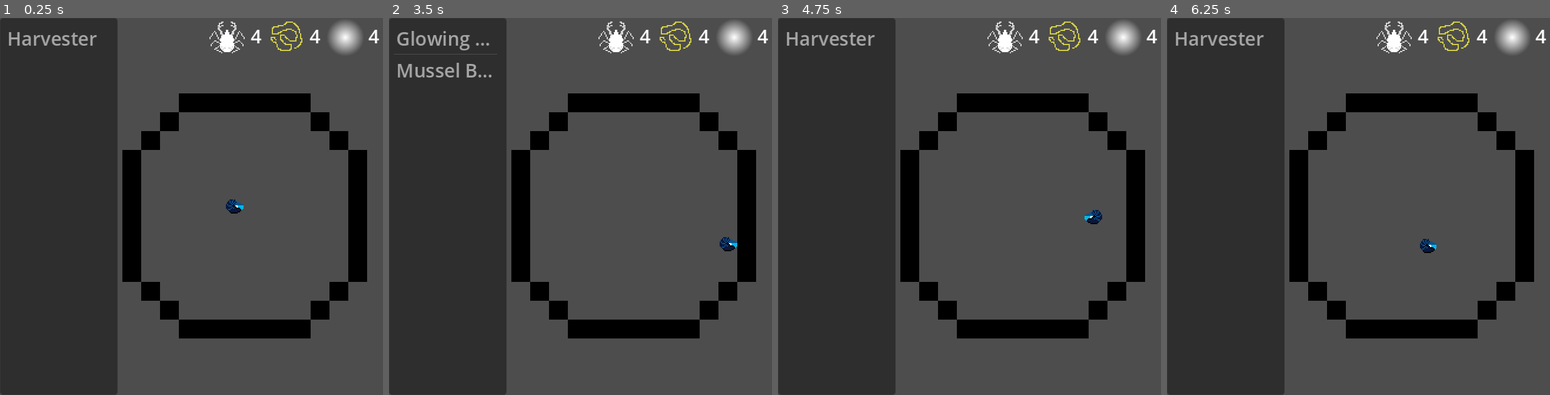
Above: before the commit, frames 1-4 (left to right).
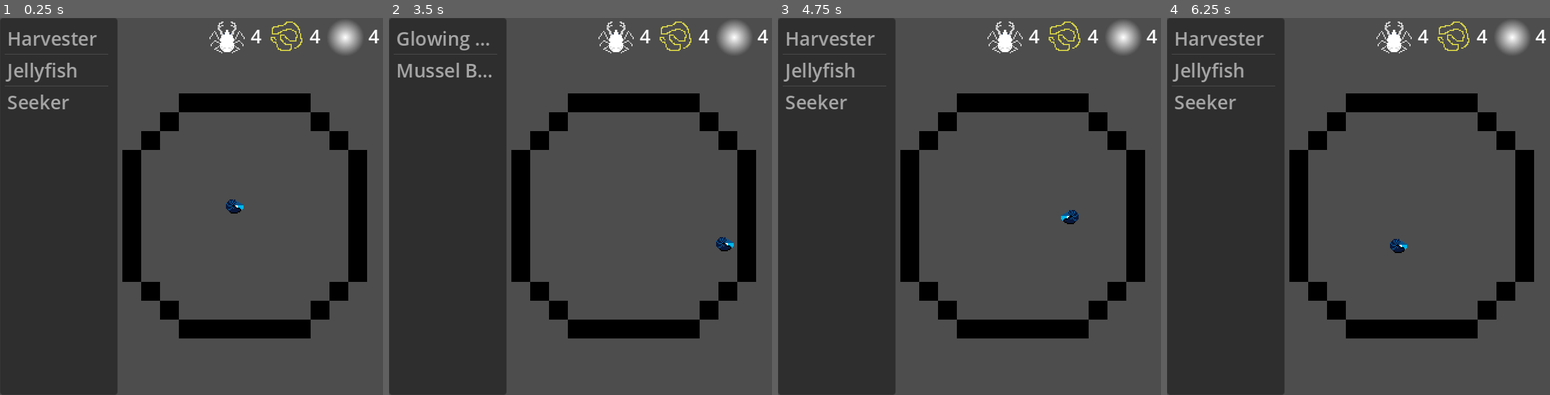
Above: after the commit, the same moments.

Repository: the-alex-g/LD54
Game: Godot game, scene res://world/world.tscn
The game is run twice, just before and just after one commit, with the same random seed, the same clock (stepped at 60 frames per second) and the same inputs.
Inputs:
- Up to frame 1 (0.25 s): no input
- Up to frame 2 (3.5 s): tap Enter at 0.5 s; hold D (right) 0.53-1.28 s; tap Space (attack) every 0.75 s from 0.6 to 2.85 s; hold S (down) 1.28-2.03 s; hold D (right) 2.03-2.78 s; hold W (up) from 2.78 s (still down)
- Up to frame 3 (4.75 s): release W (up) at 3.53 s; hold A (left) from 3.53 s (still down); tap Space (attack) at 3.6, 4.35 s
- Up to frame 4 (6.25 s): release A (left) at 5.03 s; hold S (down) 5.03-5.78 s; tap Space (attack) at 5.1, 5.85 s; hold D (right) from 5.78 s (still down)

The runs differ from the first frame. In frame 1, 0.7% of the frame differs, in the area x 1-29%, y 9-25%; in frame 2, 0.1%; in frame 3, 0.9%, in the area x 1-85%, y 9-55%; in frame 4, 0.9%.

Commit message:
Add jellyfish, seekers, and seeker spawns

Diff:
--- a/project/constructions/construction.gd
+++ b/project/constructions/construction.gd
@@ -4,8 +4,6 @@
 signal died
 
 enum {ANCHOR_TOP, ANCHOR_BOTTOM, ANCHOR_LEFT, ANCHOR_RIGHT, ANCHOR_SIDE, ANCHOR_ALL, ANCHOR_NONE}
-
-@export var health := 10
 
 var anchor : int
 
@@ -22,12 +20,6 @@
 				rotation = -TAU / 4
 
 
-func damage(amount:int)->void:
-	health -= amount
-	if health <= 0:
-		_die()
-
-
-func _die()->void:
+func kill()->void:
 	died.emit()
 	queue_free()
--- /dev/null
+++ b/project/constructions/jellyfish.gd
@@ -0,0 +1,30 @@
+class_name Jellyfish
+extends Construction
+
+var _top_limit : Vector2
+var _bottom_limit : Vector2
+var _y_direction : int = sign(randf() - 0.5)
+
+
+func _ready()->void:
+	var intersection := get_world_2d().direct_space_state.intersect_ray(PhysicsRayQueryParameters2D.create(global_position, global_position + Vector2.UP * 400, 2))
+	_bottom_limit = Vector2(intersection.position.x, intersection.position.y + 8)
+	intersection = get_world_2d().direct_space_state.intersect_ray(PhysicsRayQueryParameters2D.create(global_position, global_position + Vector2.DOWN * 400, 2))
+	_bottom_limit = Vector2(intersection.position.x, intersection.position.y - 8)
+
+
+func _process(delta:float)->void:
+	if _y_direction < 0:
+		global_position = lerp(global_position, _top_limit, 0.5 * delta)
+	else:
+		global_position = lerp(global_position, _bottom_limit, 0.5 * delta)
+
+	if global_position.distance_squared_to(_top_limit) < 5.0 or global_position.distance_squared_to(_bottom_limit) < 5.0:
+		_y_direction *= -1
+
+
+func _on_area_2d_area_entered(area:Area2D)->void:
+	if area is Enemy:
+		area.kill()
+		if randi() % 2 == 0:
+			kill()
--- /dev/null
+++ b/project/constructions/jellyfish.tscn
@@ -0,0 +1,15 @@
+[gd_scene load_steps=3 format=3 uid="uid://c71ejr38c84hw"]
+
+[ext_resource type="Script" path="res://constructions/jellyfish.gd" id="1_2p78t"]
+
+[sub_resource type="CircleShape2D" id="CircleShape2D_edofl"]
+
+[node name="Jellyfish" type="Node2D"]
+script = ExtResource("1_2p78t")
+
+[node name="Area2D" type="Area2D" parent="."]
+
+[node name="CollisionShape2D" type="CollisionShape2D" parent="Area2D"]
+shape = SubResource("CircleShape2D_edofl")
+
+[connection signal="area_entered" from="Area2D" to="." method="_on_area_2d_area_entered"]
--- /dev/null
+++ b/project/constructions/seeker.gd
@@ -0,0 +1,31 @@
+class_name Seeker
+extends Construction
+
+var target : Enemy
+var potential_targets : Array[Enemy] = []
+
+
+func _process(delta:float)->void:
+	if is_instance_valid(target):
+		if global_position.distance_squared_to(target.global_position) > 5.0:
+			global_position = lerp(global_position, target.global_position, 0.9 * delta)
+	else:
+		_find_new_target()
+
+
+func _find_new_target()->void:
+	_clean_potential_targets()
+	if potential_targets.size() > 0:
+		target = potential_targets.pick_random()
+
+
+func _clean_potential_targets()->void:
+	for t in potential_targets:
+		if not is_instance_valid(t):
+			potential_targets.erase(t)
+
+
+func _on_area_2d_area_entered(area:Area2D)->void:
+	if area is Enemy:
+		area.kill()
+		kill()
--- /dev/null
+++ b/project/constructions/seeker.tscn
@@ -0,0 +1,15 @@
+[gd_scene load_steps=3 format=3 uid="uid://ccpsy25pmskwu"]
+
+[ext_resource type="Script" path="res://constructions/seeker.gd" id="1_o1vsv"]
+
+[sub_resource type="CircleShape2D" id="CircleShape2D_cqiu5"]
+
+[node name="Seeker" type="Node2D"]
+script = ExtResource("1_o1vsv")
+
+[node name="Area2D" type="Area2D" parent="."]
+
+[node name="CollisionShape2D" type="CollisionShape2D" parent="Area2D"]
+shape = SubResource("CircleShape2D_cqiu5")
+
+[connection signal="area_entered" from="Area2D" to="." method="_on_area_2d_area_entered"]
--- /dev/null
+++ b/project/constructions/seeker_spawn.tscn
@@ -0,0 +1,9 @@
+[gd_scene load_steps=2 format=3 uid="uid://bux0ac5730lfs"]
+
+[ext_resource type="Script" path="res://constructions/spawner.gd" id="1_qlwea"]
+
+[node name="SeekerSpawner" type="Node2D"]
+script = ExtResource("1_qlwea")
+path = "res://constructions/seeker.tscn"
+frequency = 5
+max_children = 5
--- a/project/constructions/spawner.gd
+++ b/project/constructions/spawner.gd
@@ -5,6 +5,7 @@
 
 @export var path : String
 @export var frequency := 10
+@export var max_children := 3
 
 var children := 0
 
@@ -17,7 +18,7 @@
 
 
 func _on_timer_timeout()->void:
-	if children < 3:
+	if children < max_children:
 		spawn.emit(path, global_position, self)
 		children += 1
 
--- a/project/enemies/enemy.gd
+++ b/project/enemies/enemy.gd
@@ -3,8 +3,7 @@
 
 signal died
 
-@export var damage := 1
-@export var cooldown := 0.5
+@export var cooldown := 5.0
 
 var target : Construction = null
 var potential_targets := []
@@ -37,7 +36,7 @@
 
 
 func _damage_target()->void:
-	target.damage(damage)
+	target.kill()
 	_can_damage = false
 	_cooldown_timer.start()
 
--- a/project/enemies/enemy_spawner.gd
+++ b/project/enemies/enemy_spawner.gd
@@ -2,6 +2,8 @@
 extends Node2D
 
 signal spawn_enemy(from)
+
+@export var spawn_time_variation := 2.0
 
 var _total_constructions := 0
 var _spawn_rate := 0.0
@@ -13,10 +15,9 @@
 	if _total_constructions > 3:
 		_spawn_rate = clamp(lerp(10, 1, (_total_constructions - 3) / 10.0), 1.0, 10.0)
 		if _spawn_timer.is_stopped():
-			_spawn_timer.start(_spawn_rate)
+			_spawn_timer.start(_spawn_rate + randf() * spawn_time_variation)
 	elif not _spawn_timer.is_stopped():
 		_spawn_timer.stop()
-	print(_spawn_rate)
 
 
 func _on_timer_timeout():
--- a/project/hud/hud.gd
+++ b/project/hud/hud.gd
@@ -8,7 +8,10 @@
 	{"name":"Detritivores", "anchors":[Construction.ANCHOR_BOTTOM], "anchors_exclude":[], "cost":{"light":2, "threads":2}, "path":"res://constructions/detritivores.tscn"},
 	{"name":"Mussel Bed", "anchors":[Construction.ANCHOR_BOTTOM, Construction.ANCHOR_SIDE], "anchors_exclude":[], "cost":{"light":2, "chitin":2}, "path":"res://constructions/mussel_bed.tscn"},
 	{"name":"Harvester", "anchors":[Construction.ANCHOR_NONE], "anchors_exclude":[Construction.ANCHOR_ALL], "cost":{"light":2, "chitin":2, "threads":2}, "path":"res://constructions/harvester.tscn"},
+	{"name":"Jellyfish", "anchors":[Construction.ANCHOR_NONE], "anchors_exclude":[Construction.ANCHOR_ALL], "cost":{"light":3, "chitin":1, "threads":2}, "path":"res://constructions/jellyfish.tscn"},
+	{"name":"Seeker", "anchors":[Construction.ANCHOR_NONE], "anchors_exclude":[Construction.ANCHOR_ALL], "cost":{"light":3, "chitin":2, "threads":2}, "path":"res://constructions/seeker.tscn"},
 	{"name":"Harvester Spawn", "anchors":[Construction.ANCHOR_BOTTOM], "anchors_exclude":[], "cost":{"light":2, "chitin":8, "threads":8}, "path":"res://constructions/harvester_spawn.tscn"},
+	{"name":"Seeker Spawn", "anchors":[Construction.ANCHOR_BOTTOM], "anchors_exclude":[], "cost":{"light":4, "chitin":10, "threads":8}, "path":"res://constructions/seeker_spawn.tscn"},
 ]
 
 var _build_location := Vector2i.ZERO
--- a/project/world/world.gd
+++ b/project/world/world.gd
@@ -16,6 +16,8 @@
 var _points_occupied : Dictionary = {}
 var _harvesters : Array[Harvester] = []
 var _enemies : Array[Enemy] = []
+var _jellyfish : Array[Jellyfish] = []
+var _seekers : Array[Seeker] = []
 
 
 func _ready()->void:
@@ -67,11 +69,16 @@
 	if construction is Harvester:
 		construction.resource_collected.connect(_on_resource_collected)
 		_harvesters.append(construction)
+		_update_harvester_targets()
+	elif construction is Spawner:
+		construction.spawn.connect(_on_spawner_spawn)
+	elif construction is Jellyfish:
+		_jellyfish.append(construction)
+	elif construction is Generator:
+		_update_harvester_targets()
+	elif construction is Seeker:
+		_seekers.append(construction)
 
-	if construction is Spawner:
-		construction.spawn.connect(_on_spawner_spawn)
-
-	_update_harvester_targets()
 	_update_enemy_targets()
 
 	construction_built.emit()
@@ -101,20 +108,28 @@
 	_enemies.append(enemy)
 	enemy.died.connect(_on_enemy_died.bind(enemy))
 
-	if _points_occupied.size() > 0:
-		enemy.potential_targets = _points_occupied.values()
+	_update_enemy_targets()
+	_update_seeker_targets()
 
 
 func _update_enemy_targets()->void:
 	var potential_targets := []
 	potential_targets.append_array(_points_occupied.values())
 	potential_targets.append_array(_harvesters)
+	potential_targets.append_array(_jellyfish)
+	potential_targets.append_array(_seekers)
 	for enemy in _enemies:
 		enemy.potential_targets = potential_targets
 
 
+func _update_seeker_targets()->void:
+	for seeker in _seekers:
+		seeker.potential_targets = _enemies
+
+
 func _on_enemy_died(enemy:Enemy)->void:
 	_enemies.erase(enemy)
+	_update_seeker_targets()
 
 
 func _on_hud_build(path:String, location:Vector2i, anchors:Array)->void:
@@ -128,10 +143,16 @@
 func _on_construction_died(construction:Construction)->void:
 	_points_occupied.erase(construction)
 	if construction is Generator:
-		_update_harvester_targets()
-	if construction is Harvester:
-		_harvesters.erase(construction)
+			_update_harvester_targets()
+	elif construction is Jellyfish:
+			_jellyfish.erase(construction)
+	elif construction is Harvester:
+			_harvesters.erase(construction)
+	elif construction is Seeker:
+			_seekers.erase(construction)
+
 	construction_destroyed.emit()
+	_update_enemy_targets()
 
 
 func _on_spawner_spawn(path:String, from:Vector2, spawner:Spawner)->void:
--- a/project/world/world.tscn
+++ b/project/world/world.tscn
@@ -9,8 +9,12 @@
 [sub_resource type="TileSetAtlasSource" id="TileSetAtlasSource_ubqeg"]
 texture = ExtResource("2_41yr6")
 0:0/0 = 0
+0:0/0/physics_layer_0/linear_velocity = Vector2(0, 0)
+0:0/0/physics_layer_0/angular_velocity = 0.0
+0:0/0/physics_layer_0/polygon_0/points = PackedVector2Array(-8, -8, 8, -8, 8, 8, -8, 8)
 
 [sub_resource type="TileSet" id="TileSet_5ohqq"]
+physics_layer_0/collision_layer = 3
 sources/0 = SubResource("TileSetAtlasSource_ubqeg")
 
 [node name="World" type="Node2D"]
